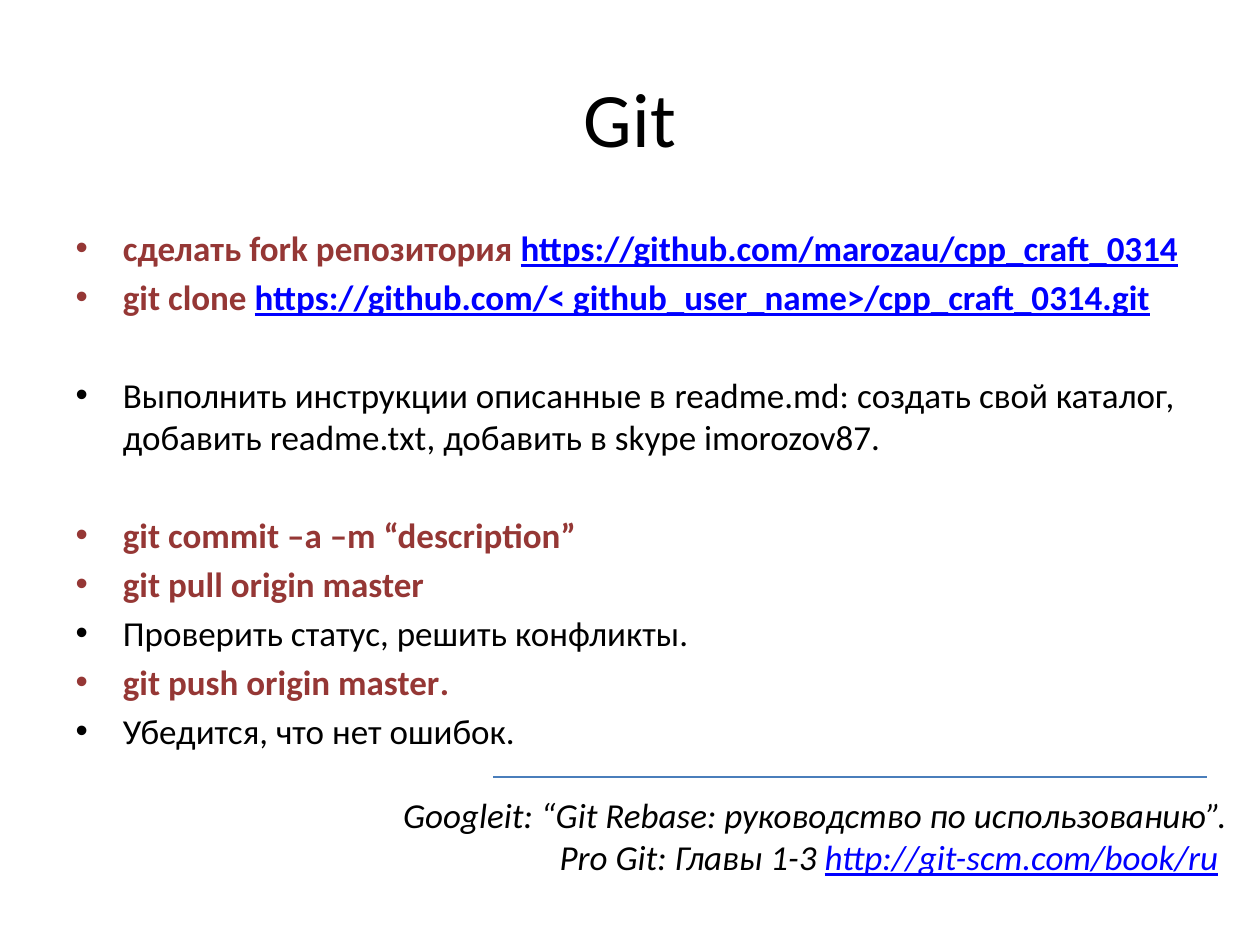
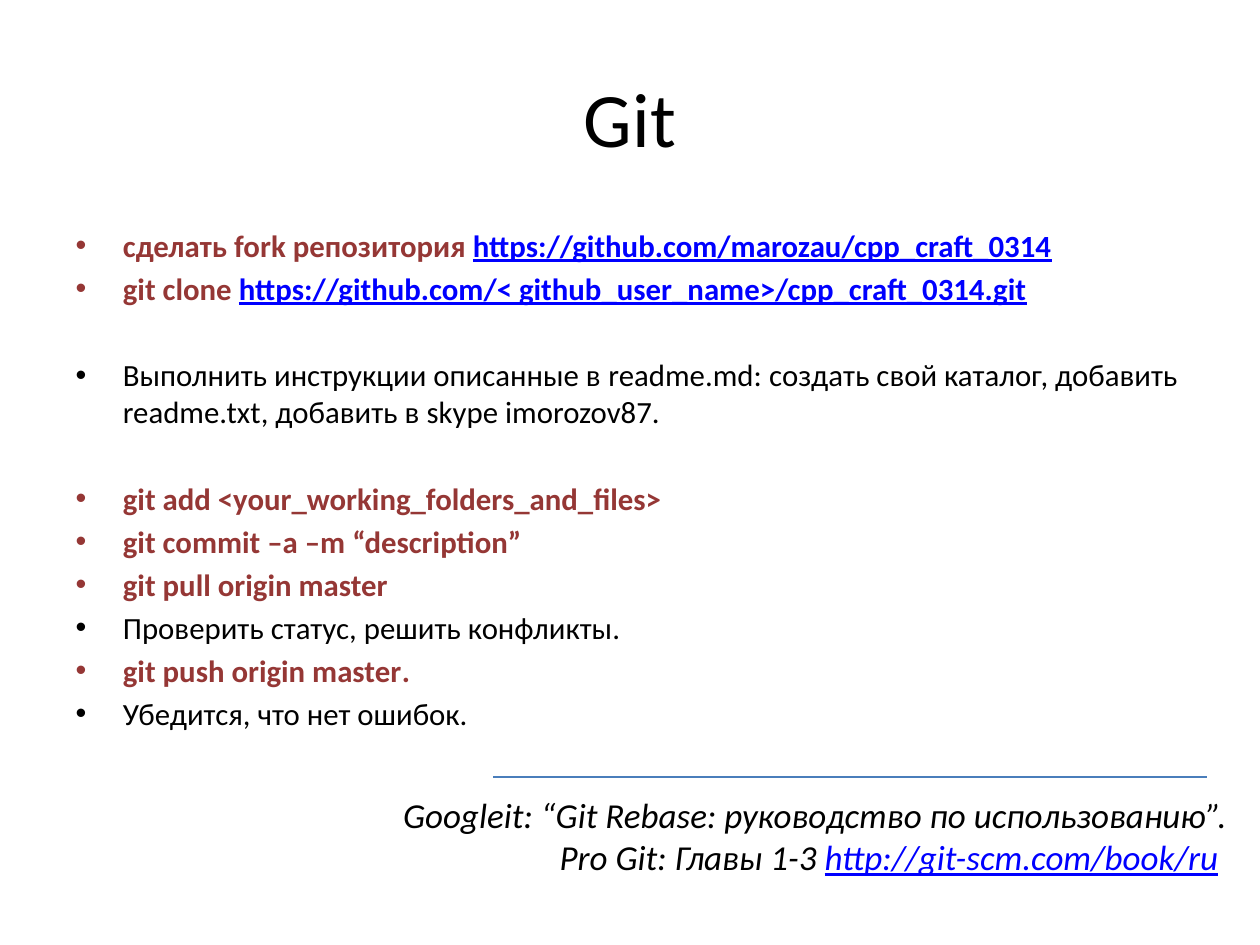
Before and after one commit to marozau/cpp_craft_0314, a slide deck: slide 5 of lections/1/cpp_craft_intro.pptx. Drawn at 1260x945 pixels with LibreOffice and Linux fonts; fonts in the diff are those of the drawing. Boxes give left, top, right and bottom in pixels: in the first picture for what was removed or moved away, otherwise in the second. Text is boxed around its words. In the diff, an @@ line names an element or a change of style, - is before the commit and + after.

```diff
--- a/lections/1/cpp_craft_intro.pptx
+++ b/lections/1/cpp_craft_intro.pptx
@@ text at (x1=123, y1=235, x2=1177, y2=730): size 20 to 17.6 pt @@
@@ text at (x1=123, y1=488, x2=661, y2=516): paragraph added @@
+• git add <your_working_folders_and_files>
```
Also in this commit, not shown: 1 other file.
